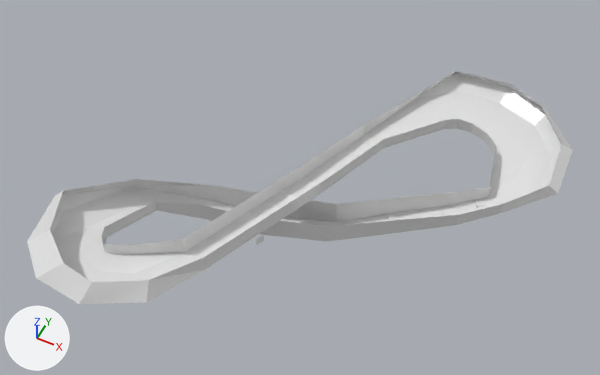
The Blender file Resource/Game/Stage/MugenStage.blend: old version first, new version second.
Camera for both pictures: a 50 mm lens placed at (60.4, -87.3, 133.6), pointed at (6.8, 19.8, -0.3). The lights are fixed; the arrows at lower left show +X, +Y and +Z.

Before the edit, the objects in view are built like this:
```python
me_平面_002 = bpy.data.meshes.new('平面.002')
me_平面_002.from_pydata(...)  # 88 vertices, 43 faces; spans x -9.5..6.0, y -39.2..73.1, z -31.9..36.2
me_平面_002.materials.append(mat_none)  # its picture is missing
me_平面_004 = bpy.data.meshes.new('平面.004')
me_平面_004.from_pydata(...)  # 57 vertices, 65 faces; spans x -40.0..67.9, y -35.4..44.7, z -1.3..10.0
me_平面_004.materials.append(mat_none)  # its picture is missing
me_平面_031 = bpy.data.meshes.new('平面.031')
me_平面_031.from_pydata(...)  # 13 vertices, 7 faces; spans x -6.0..1.06, y -2.65..1.06, z -1.52..0.0
ob_grass2 = bpy.data.objects.new('grass2', me_平面_031)
ob_grass2.location = (-11.3, -9.1, 0.0)
ob_grass2.rotation_euler = (0.0, 0.0, -0.616)  # degrees (0, 0, -35)
ob_grass2.scale = (2.68, 5.03, 2.68)
ob_invisiblewall = bpy.data.objects.new('invisibleWall', me_平面_002)
ob_invisiblewall.location = (6.5, 2.5, 0.9)
ob_invisiblewall.rotation_euler = (0.0, -1.573, -0.391)  # degrees (0, -90, -22)
ob_stage = bpy.data.objects.new('stage', me_平面_004)
ob_stage.location = (-2.3, 13.8, -7.3)
ob_stage.rotation_euler = (0.0, 0.0, 0.284)  # degrees (0, 0, 16)
# also in view: 'grass1' at (30.5, 45.4, -1.4); 'slope' at (22.3, 27.0, -4.2)
```
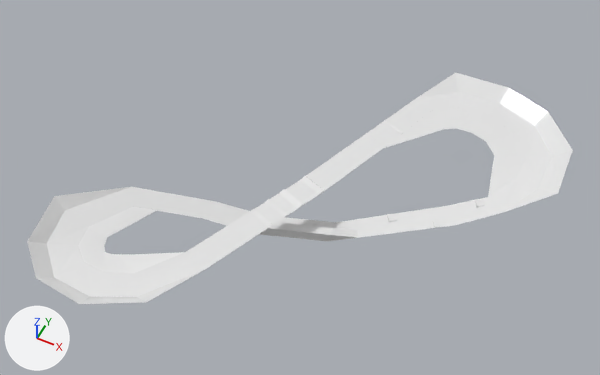
The change, as a diff of the scene's bpy script:
```diff
--- a/Resource/Game/Stage/MugenStage.blend.py
+++ b/Resource/Game/Stage/MugenStage.blend.py
@@ ob_invisiblewall @@
 ob_invisiblewall.rotation_euler = (0.0, -1.573, -0.391)  # degrees (0, -90, -22)
+ob_invisiblewall.hide_set(True)
```

Location of each change, (x1, y1, x2, y2) in pixels of the pictures (600 x 375 px):
'invisibleWall', hidden: before (27, 71, 573, 304)
'slope', unchanged, uncovered by the edit: before (250, 120, 485, 236); after (250, 120, 485, 241)
